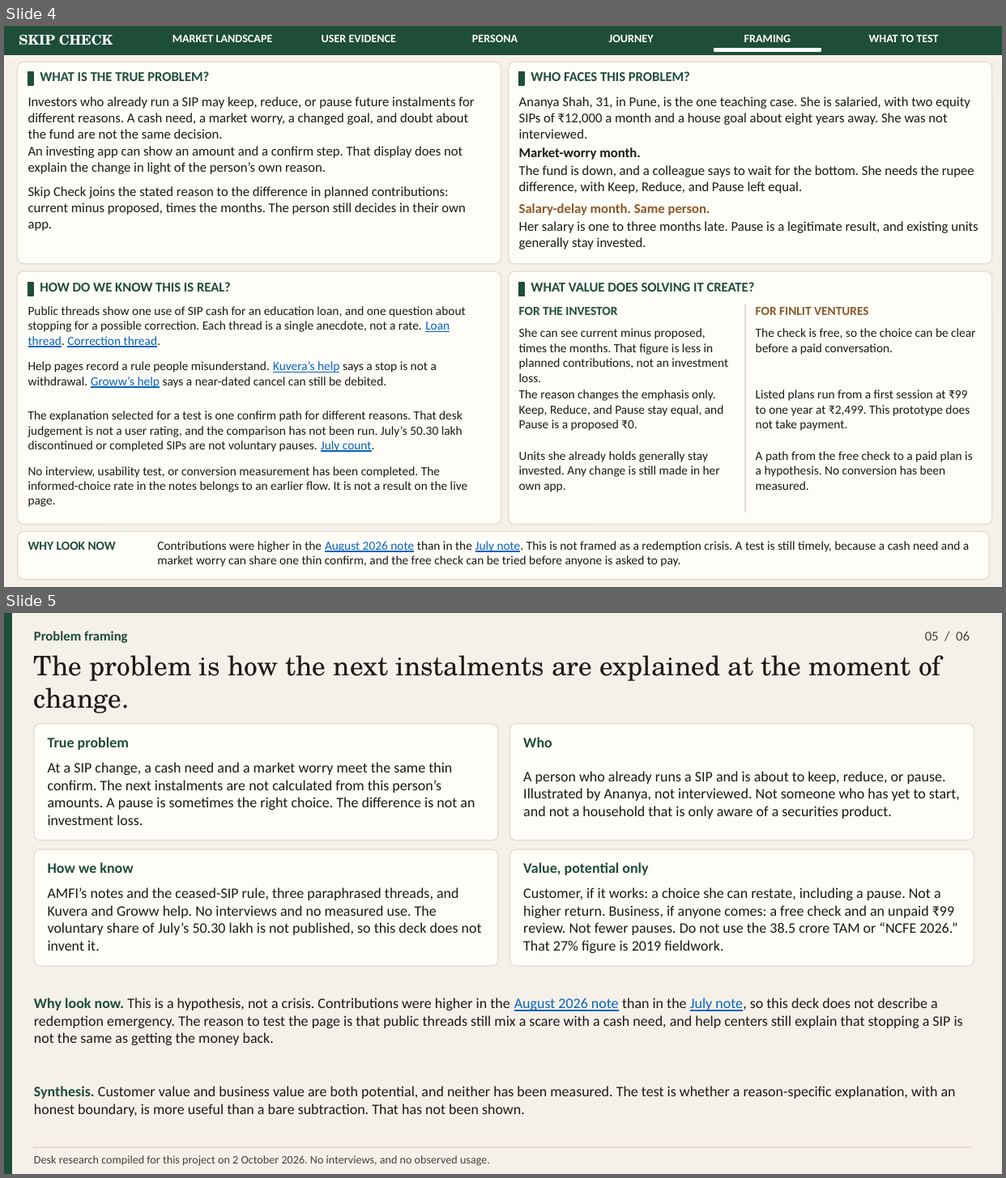
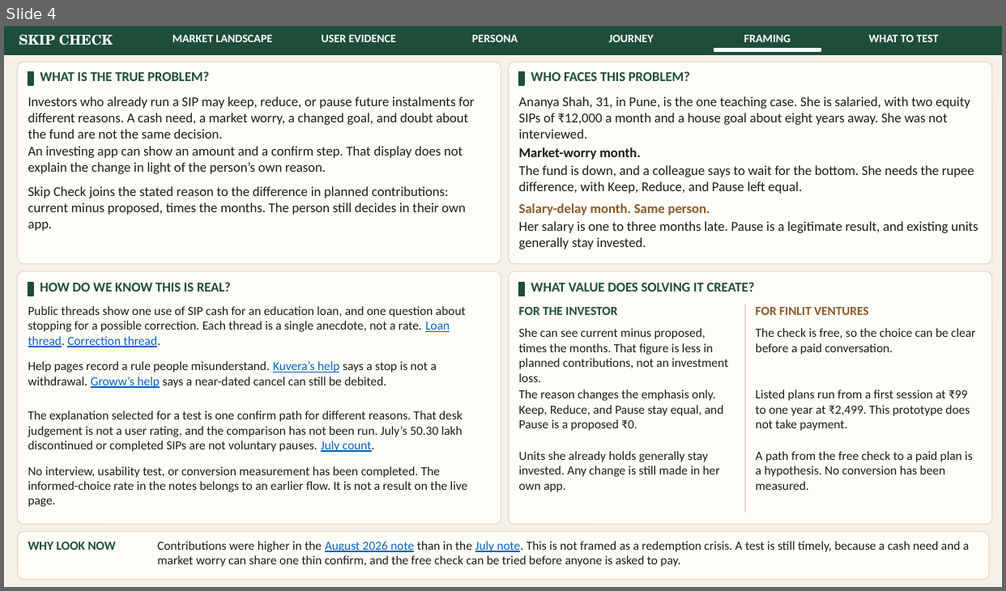
Before and after one commit to parthkapoor2402/finlit-ventures, a slide deck: presentation/out/finlit-skip-check-strategy.pptx. Shown one above the other, each under a label of ours: slides 4 and 5 before the commit, slide 4 after it. The pictures are 1006x1178 and 1006x591 pixels, drawn with LibreOffice and Linux fonts; fonts in the diff are those of the drawing. Boxes give left, top, right and bottom in pixels: in the first picture for what was removed or moved away, otherwise in the second. Text is boxed around its words. In the diff, an @@ line names an element or a change of style, - is before the commit and + after.

```diff
--- a/presentation/out/finlit-skip-check-strategy.pptx
+++ b/presentation/out/finlit-skip-check-strategy.pptx
@@ slide 5 removed at (x1=4, y1=613, x2=1002, y2=1174), background #F6F1E8 @@
@@ rectangle removed at (x1=4, y1=613, x2=11, y2=1174) @@
@@ text removed at (x1=34, y1=631, x2=127, y2=643) @@
-Problem framing
@@ text removed at (x1=925, y1=631, x2=970, y2=641) @@
-05 / 06
@@ text removed at (x1=34, y1=655, x2=941, y2=713) @@
-The problem is how the next instalments are explained at the moment of change.
@@ rounded rectangle removed at (x1=34, y1=724, x2=498, y2=841) @@
@@ rounded rectangle removed at (x1=510, y1=724, x2=974, y2=841) @@
@@ text removed at (x1=48, y1=737, x2=129, y2=750) @@
-True problem
@@ text removed at (x1=523, y1=737, x2=552, y2=747) @@
-Who
@@ text removed at (x1=48, y1=762, x2=475, y2=825) @@
-At a SIP change, a cash need and a market worry meet the same thin confirm. The next instalments are not calculated from this person’s amounts. A pause is sometimes the right choice. The difference is not an investment loss.
@@ text removed at (x1=523, y1=771, x2=960, y2=819) @@
-A person who already runs a SIP and is about to keep, reduce, or pause. Illustrated by Ananya, not interviewed. Not someone who has yet to start, and not a household that is only aware of a securities product.
@@ rounded rectangle removed at (x1=34, y1=850, x2=498, y2=966) @@
@@ rounded rectangle removed at (x1=510, y1=850, x2=974, y2=966) @@
@@ text removed at (x1=48, y1=862, x2=133, y2=873) @@
-How we know
@@ text removed at (x1=523, y1=862, x2=648, y2=875) @@
-Value, potential only
@@ text removed at (x1=48, y1=888, x2=482, y2=951) @@
-AMFI’s notes and the ceased-SIP rule, three paraphrased threads, and Kuvera and Groww help. No interviews and no measured use. The voluntary share of July’s 50.30 lakh is not published, so this deck does not invent it.
@@ text removed at (x1=523, y1=888, x2=957, y2=953) @@
-Customer, if it works: a choice she can restate, including a pause. Not a higher return. Business, if anyone comes: a free check and an unpaid ₹99 review. Not fewer pauses. Do not use the 38.5 crore TAM or “NCFE 2026.” That 27% figure is 2019 fieldwork.
@@ text removed at (x1=34, y1=998, x2=963, y2=1046) @@
-Why look now. This is a hypothesis, not a crisis. Contributions were higher in the August 2026 note than in the July note, so this deck does not describe a redemption emergency. The reason to test the page is that public threads still mix a scare with a cash need, and help centers still explain that stopping a SIP is not the same as getting the money back.
@@ text removed at (x1=34, y1=1086, x2=956, y2=1117) @@
-Synthesis. Customer value and business value are both potential, and neither has been measured. The test is whether a reason-specific explanation, with an honest boundary, is more useful than a bare subtraction. That has not been shown.
@@ rectangle removed at (x1=34, y1=1148, x2=971, y2=1148) @@
@@ text removed at (x1=34, y1=1156, x2=490, y2=1166) @@
-Desk research compiled for this project on 2 October 2026. No interviews, and no observed usage.
```
Also in this commit, not shown: 1 slide added, 4 other files.
